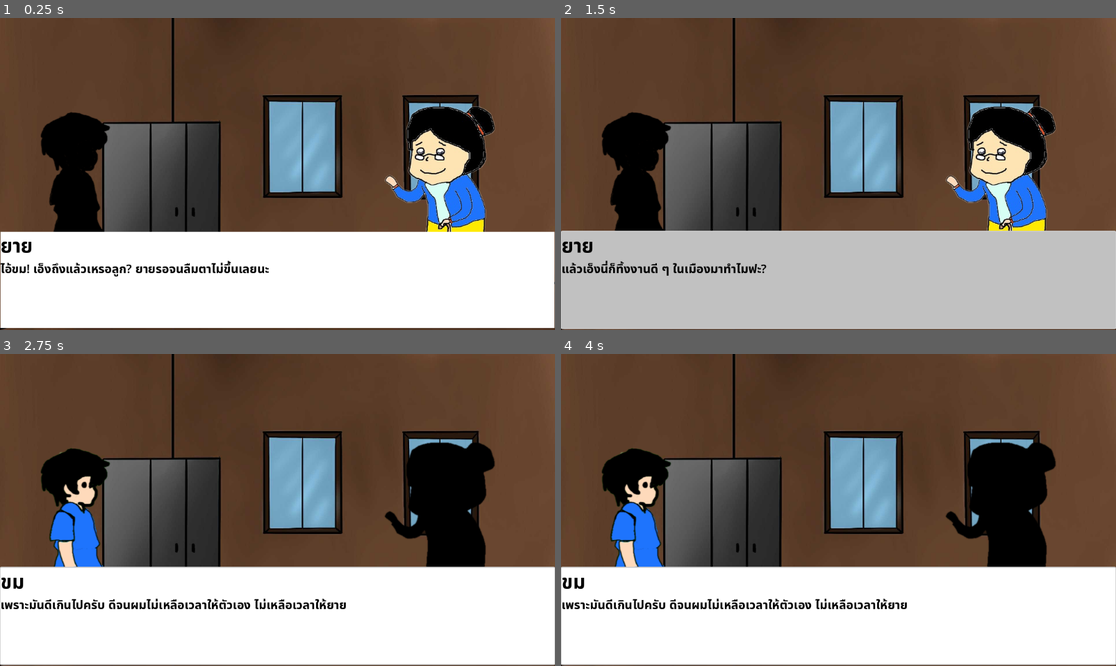
Above: before the commit, frames 1-4 (two rows, left to right).
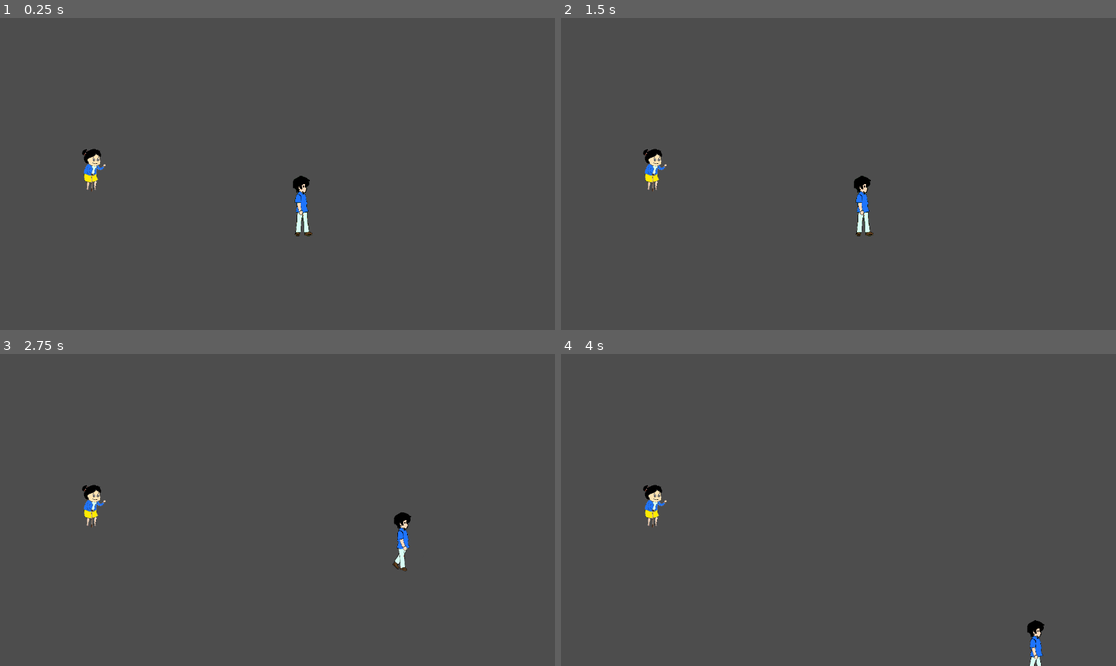
Above: after the commit, the same moments.

Repository: HeHHeyboi/BakChangKhom
Game: Godot game, scene res://Scene/MainGame.tscn
Two runs of this game, one before a commit and one after it. Both use one fixed random seed, a clock stepped at 60 frames per second and the inputs below. The project has no main scene, so this scene is started directly.
Inputs (mouse positions are in pixels of both pictures, inside the frame that each line leads up to):
- Up to frame 1 (0.25 s): no input
- Up to frame 2 (1.5 s): click (838, 280) at 0.5 s, where only the run before the commit has a clickable "ยาย"; click (838, 280) at 1.25 s, where only the run before the commit has a clickable "ขม"
- Up to frame 3 (2.75 s): tap Enter at 2 s; move the mouse to (399, 494) at 2.02 s; hold D (right) from 2.03 s (still down); tap E at 2.1 s; click (399, 494) at 2.17 s
- Up to frame 4 (4 s): move the mouse to (727, 525) at 2.77 s; release D (right) at 2.78 s; hold S (down) 2.78-3.53 s; tap E at 2.85, 3.6 s; move the mouse to (894, 441) at 3.52 s; hold D (right) from 3.53 s (still down)

The runs differ from the first frame. In frame 1, 95% of the frame differs, in the area x 0-100%, y 0-100%; in frame 2, 95%; in frame 3, 95%; in frame 4, 95%.

Commit message:
Update dialog_scene api

Diff:
--- a/Scene/Dialog_Scene.tscn
+++ b/Scene/Dialog_Scene.tscn
@@ -32,7 +32,6 @@
 DialogButton = NodePath("PanelContainer")
 test_file = "Chapter1ReturnHome.txt"
 BG_img = ExtResource("2_ycqtm")
-Test = true
 
 [node name="BG" type="Sprite2D" parent="."]
 position = Vector2(576, 324)
--- a/Scene/SimpleNPC.tscn
+++ b/Scene/SimpleNPC.tscn
@@ -1,8 +1,7 @@
 [gd_scene load_steps=5 format=3 uid="uid://dlkgqk55eh46n"]
 
 [ext_resource type="Script" uid="uid://chp8hsqmxbpb3" path="res://Scripts/simple_npc.gd" id="1_6na30"]
-
-[sub_resource type="BoxMesh" id="BoxMesh_sfnd0"]
+[ext_resource type="Texture2D" uid="uid://c2vanpq7fk8qd" path="res://Assets/CharacterSprite/พื้นหลัง dfcb4696-4ccc-4978-8a1d-50080af4b8ca ถูกเอาออก.png" id="2_641i6"]
 
 [sub_resource type="RectangleShape2D" id="RectangleShape2D_sfnd0"]
 size = Vector2(438, 450)
@@ -14,9 +13,10 @@
 [node name="SimpleNpc" type="Node2D"]
 script = ExtResource("1_6na30")
 
-[node name="MeshInstance2D" type="MeshInstance2D" parent="."]
-scale = Vector2(34, 106)
-mesh = SubResource("BoxMesh_sfnd0")
+[node name="Sprite2D" type="Sprite2D" parent="."]
+position = Vector2(-7.10543e-15, 3.8147e-06)
+scale = Vector2(0.219, 0.219)
+texture = ExtResource("2_641i6")
 
 [node name="DialogArea" type="Area2D" parent="."]
 
@@ -24,7 +24,7 @@
 shape = SubResource("RectangleShape2D_sfnd0")
 
 [node name="TextHelp" type="MeshInstance2D" parent="."]
-position = Vector2(-1.19209e-07, -83.3998)
+position = Vector2(7.10543e-15, -116)
 scale = Vector2(73.8252, -149.332)
 mesh = SubResource("TextMesh_6na30")
 
--- a/Scripts/dialog_scene.gd
+++ b/Scripts/dialog_scene.gd
@@ -22,7 +22,6 @@
 var current_dialog: Array
 var DialogDict := {DIALOG: []}
 var choiceButton = preload("res://Scene/DialogChoice.tscn")
-var curPlayer: Player = null
 var curSprite: CharacterSprite = null
 var charSprite: Array[CharacterSprite]
 
@@ -30,8 +29,8 @@
 # NOTE: มีไว้ test
 func _ready():
 	if Test:
-		read_file2(AssetDir + test_file)
-		print_rich(DialogDict)
+		read_file(AssetDir + test_file)
+		# print_rich(DialogDict)
 		bg_node.texture = BG_img
 		dialog_stack.append(DIALOG)
 		index_stack.append(0)
@@ -39,14 +38,8 @@
 		var playerSprite = CharacterSprite.new(Global.getCharacterTexture("ขม"), "ขม")
 		var grandma = CharacterSprite.new(Global.getCharacterTexture("ยาย"), "ยาย")
 		charSprite.append_array([playerSprite, grandma])
-		# ShowSprites.add_child(playerSprite)
-		# ShowSprites.add_child(grandma)
-		# for c in charSprite:
-		# 	ShowSprites.add_child(c)
 		ShowSprites.addCharacterSprite(playerSprite)
 		ShowSprites.addCharacterSprite(grandma)
-		# playerSprite.position = ShowSprites.get_child(1).position
-		# grandma.position = ShowSprites.get_child(0).position
 		show_text(current_dialog[index_stack[-1]])
 		return
 
@@ -55,14 +48,12 @@
 
 
 # NOTE: อันนี้เอาไว้ใช้จริง จะเรียกผ่าน Object อื่น
-func show_dialog(file_path: StringName, player: Player, bg: ImageTexture):
-	if player != null:
-		curPlayer = player
-		curPlayer.isDialogShow = true
+func show_dialog(file_path: StringName, player: Player, bg: StringName):
+	Global.showDialog()
 
 	if bg != null:
-		bg_node.texture = bg
-
+		# var loadImg = Image.load_from_file(bg)
+		bg_node.texture = load("res://Assets/Chapter2_bg.jpg") as Texture2D
 	dialog_stack.append(DIALOG)
 	index_stack.append(0)
 	self.visible = true
@@ -72,35 +63,6 @@
 
 
 func read_file(file_path: StringName):
-	var file = FileAccess.open(file_path, FileAccess.READ)
-	var type = "dialog"
-
-	while !file.eof_reached():
-		var line = file.get_line()
-		line = line.rstrip(" ").lstrip(" ")
-		if line.findn("#") == 0:
-			continue
-		# print(line)
-
-		var split = line.split(":")
-		var header = split.get(0).to_lower()
-		match header:
-			DIALOG, CHOICE:
-				DialogDict[type].append(line)
-			_:
-				if header == "":
-					type = "dialog"
-					continue
-				if !DialogDict.has(header):
-					DialogDict[header] = []
-					type = header
-					continue
-	# print(MainDialog)
-	# print(DialogDict)
-	file.close()
-
-
-func read_file2(file_path: StringName):
 	var file = FileAccess.open(file_path, FileAccess.READ)
 	var type = DIALOG
 
@@ -140,7 +102,7 @@
 # 	2. other thing too
 func show_text(text: String):
 	curSprite = null
-	var parse = parse_text2(text)
+	var parse = parse_text(text)
 	DialogButton.disabled = false
 
 	match parse["type"]:
@@ -158,27 +120,6 @@
 
 
 func parse_text(text: String):
-	var p = text.split(":")
-	var header = p.get(0)
-
-	var body = p.get(1).split(",")
-	for i in range(len(body)):
-		body[i] = body.get(i).lstrip(" ")
-
-	match header:
-		"Dialog":
-			return {"type": DialogType.Dialog, "name": body[0], "dialog": body[1]}
-
-		"Choice":
-			for choice in body:
-				var button = choiceButton.instantiate()
-				button.connect("get_choice", click_choice)
-				button.text = choice
-				ChoiceContainer.add_child(button)
-			return {"type": DialogType.Choice}
-
-
-func parse_text2(text: String):
 	var header
 	var body
 	if text.find(":") > -1:
@@ -219,21 +160,19 @@
 
 		current_dialog = DialogDict[dialog_stack[-1]]
 
-	prints(index_stack)
+	# prints(index_stack)
 	show_text(current_dialog[index_stack[-1]])
 
 
 # NOTE: maybe this is a signal
 func dialog_end() -> void:
+	Global.hideDialog()
 	self.visible = false
 	DialogDict.clear()
 	index_stack.clear()
 	dialog_stack.clear()
 	DialogDict[DIALOG] = []
 	ShowSprites.reset()
-
-	if !Test && curPlayer != null:
-		curPlayer.isDialogShow = false
 
 
 func click_choice(button: Button) -> void:
--- a/Scripts/global.gd
+++ b/Scripts/global.gd
@@ -1,6 +1,20 @@
 extends Node2D
 @export var _CharacterMap: Dictionary
+
+var dialogShown = false
 
 
 func getCharacterTexture(t_name: String):
 	return _CharacterMap[t_name]
+
+
+func isDialogShown() -> bool:
+	return dialogShown
+
+
+func hideDialog():
+	dialogShown = false
+
+
+func showDialog():
+	dialogShown = true
--- a/Scripts/player.gd
+++ b/Scripts/player.gd
@@ -6,7 +6,6 @@
 @onready var anim = $"Idle/AnimationPlayer"
 @onready var idle = preload("res://Assets/SpriteSheets/Idle.png")
 var Dir = Vector2(0, 0)
-var isDialogShow = false
 
 # TODO: เมื่อเข้า Dialog อาจจะต้อง Disable Player Input ทั้งหมด
 # อาจจะต้องใช้ Signal หรือ GameManager
@@ -17,7 +16,7 @@
 
 
 func _physics_process(_delta: float) -> void:
-	if isDialogShow:
+	if Global.isDialogShown():
 		return
 
 	Dir = Vector2.ZERO
--- a/Scripts/simple_npc.gd
+++ b/Scripts/simple_npc.gd
@@ -2,15 +2,12 @@
 
 var playerEnter = false
 @onready var TextAppear = $TextHelp
-@onready var player = self.get_node("../Player") as Player
-
-var bg_texture
+# @onready var player = self.pare.get_node("../Player") as Player
+@onready var player = self.get_parent().get_node("Player") as Player
 
 
 func _ready() -> void:
 	prints(player)
-	var loadImg = Image.load_from_file("res://Assets/Chapter2_bg.jpg")
-	bg_texture = ImageTexture.create_from_image(loadImg)
 	TextAppear.hide()
 
 
@@ -20,7 +17,9 @@
 		if event.is_pressed() && playerEnter:
 			if event.keycode == KEY_E:
 				DialogScene.visible = !DialogScene.visible
-				DialogScene.show_dialog("res://Assets/Chapter1ReturnHome.txt", player, bg_texture)
+				DialogScene.show_dialog(
+					"res://Assets/Chapter1ReturnHome.txt", player, "res://Assets/Chapter2_bg.jpg"
+				)
 
 
 func _on_dialog_area_body_entered(body: Node2D) -> void:
--- a/Scripts/start_scene.gd
+++ b/Scripts/start_scene.gd
@@ -11,5 +11,5 @@
 
 func _on_start_button_pressed() -> void:
 	get_tree().change_scene_to_file("res://Scene/MainGame.tscn")
-	DialogScene.show_dialog("res://Assets/Chapter1ReturnHome.txt", null, null)
+	DialogScene.show_dialog("res://Assets/Prolouge.txt", null, "res://Assets/Chapter2_bg.jpg")
 	self.hide()
